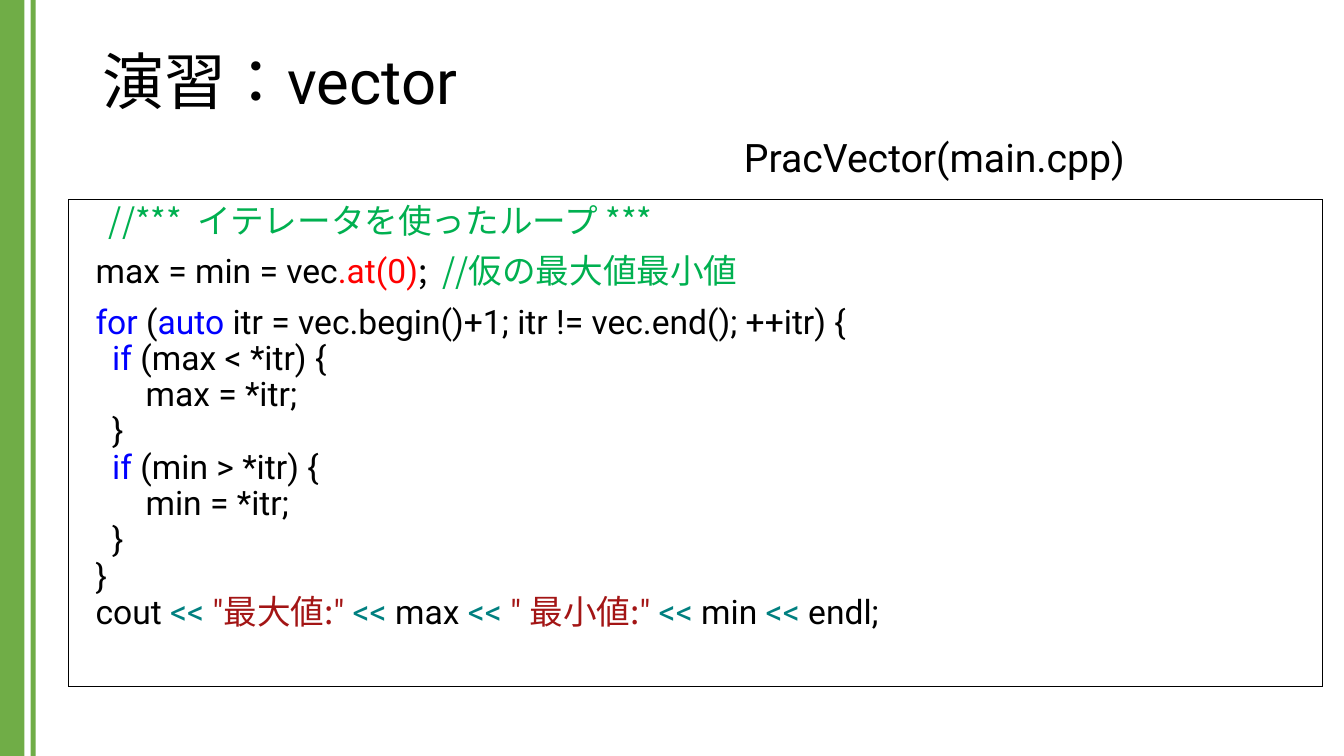
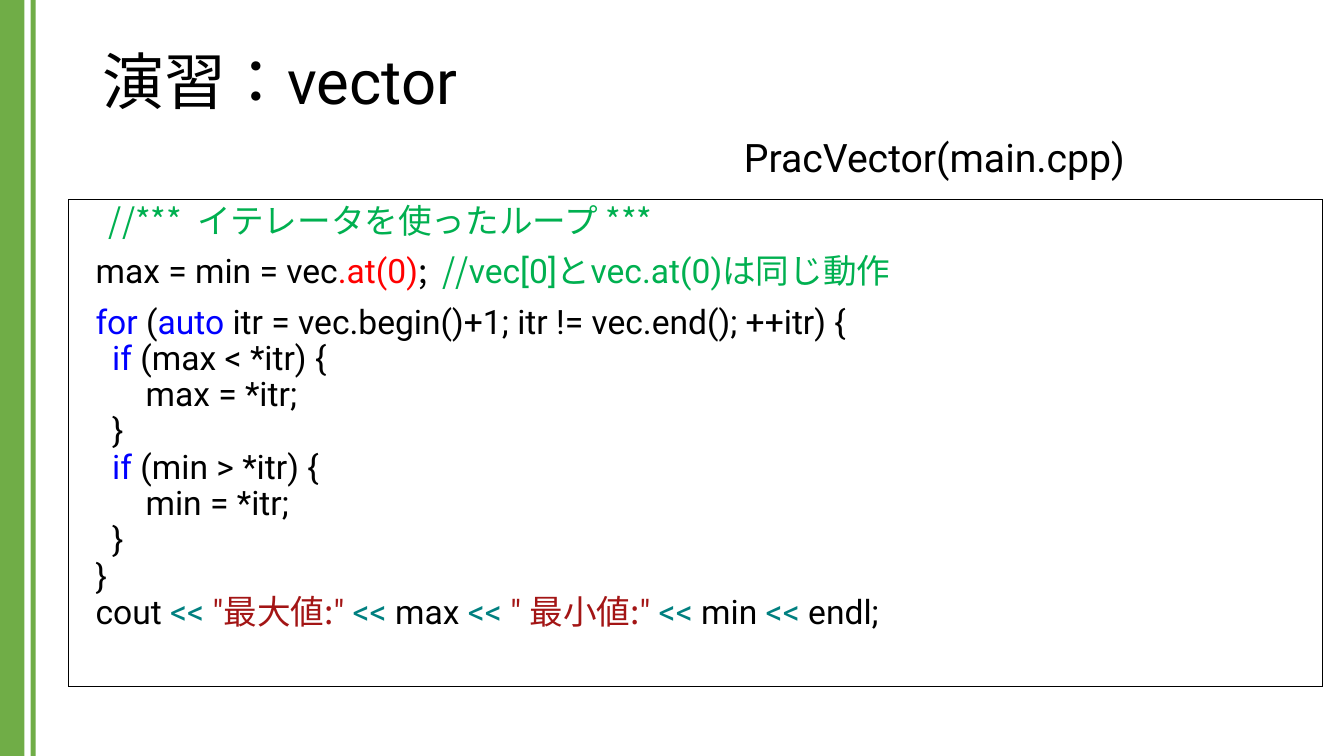
Before and after one commit to kic-murata/cpp2024, a slide deck: slide 5 of 授業資料/演習課題：vector.pptx. Drawn at 1344x756 pixels with LibreOffice and Linux fonts; fonts in the diff are those of the drawing. Boxes give left, top, right and bottom in pixels: in the first picture for what was removed or moved away, otherwise in the second. Text is boxed around its words. In the diff, an @@ line names an element or a change of style, - is before the commit and + after.

```diff
--- a/授業資料/演習課題：vector.pptx
+++ b/授業資料/演習課題：vector.pptx
@@ text at bbox=[96, 255, 890, 291]: text changed; text colour #000000 to #00B050 @@
-max = min = vec.at(0); //仮の最大値最小値
+max = min = vec.at(0); //vec[0]とvec.at(0)は同じ動作
```
Also in this commit, not shown: 4 other slides changed, 4 other files.
